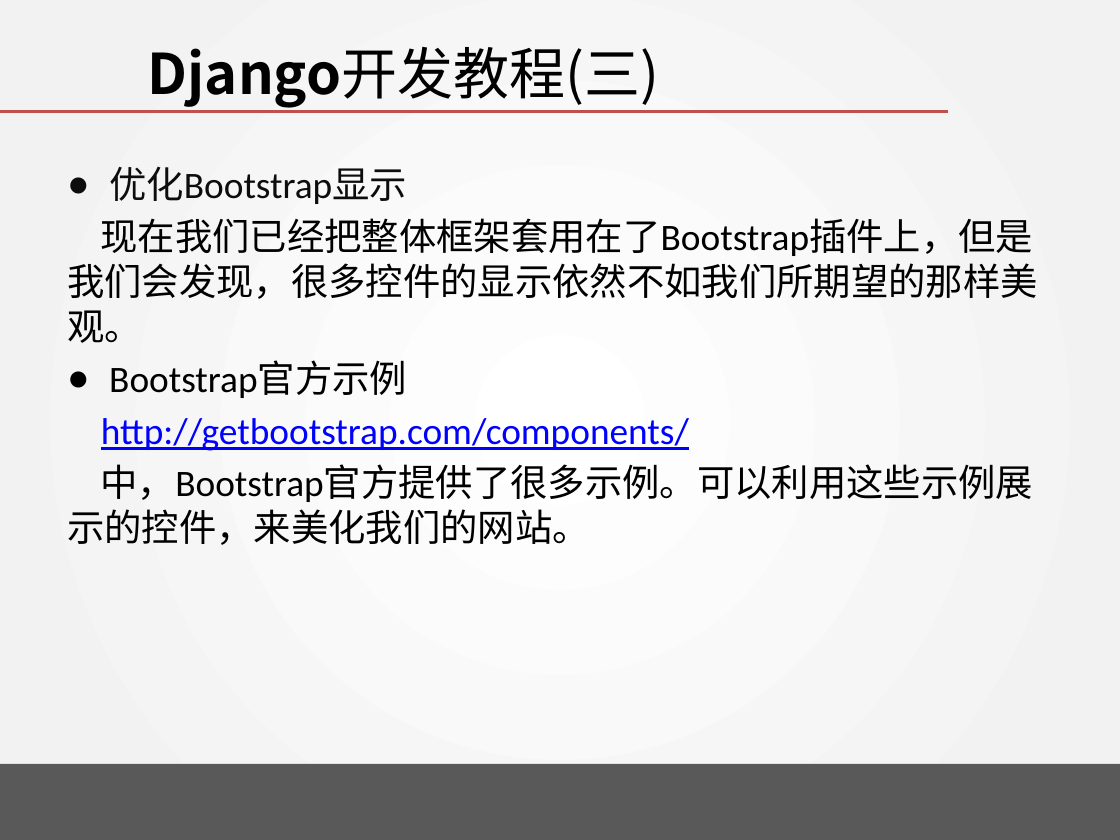
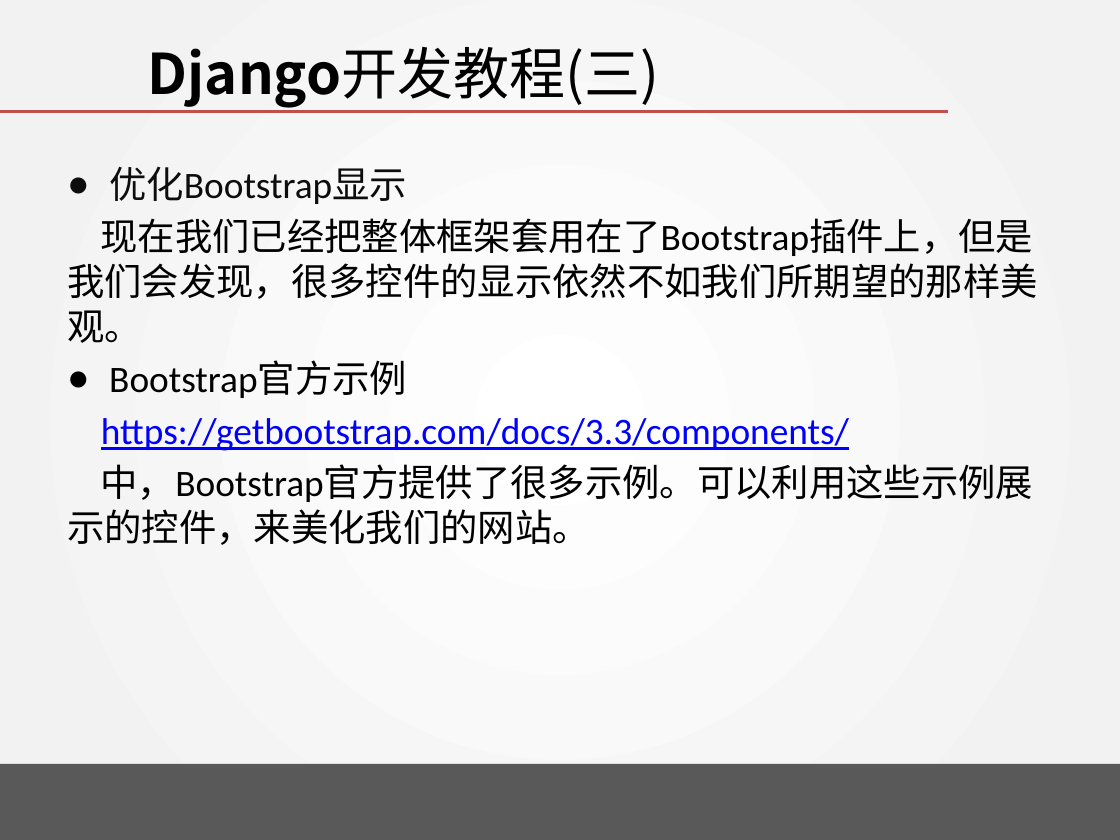
Before and after one commit to wangjin0818/Creative_Experiment_2018, a slide deck: slide 40 of week 06/Tango with Django - III.pptx. Drawn at 1120x840 pixels with LibreOffice and Linux fonts; fonts in the diff are those of the drawing; background and template pictures are left out. Boxes give left, top, right and bottom in pixels: in the first picture for what was removed or moved away, otherwise in the second. Text is boxed around its words. In the diff, an @@ line names an element or a change of style, - is before the commit and + after.

```diff
--- a/week 06/Tango with Django - III.pptx
+++ b/week 06/Tango with Django - III.pptx
@@ text at (101, 418, 849, 451): text changed @@
-http://getbootstrap.com/components/
+https://getbootstrap.com/docs/3.3/components/
```
Also in this commit, not shown: 4 other slides changed.
